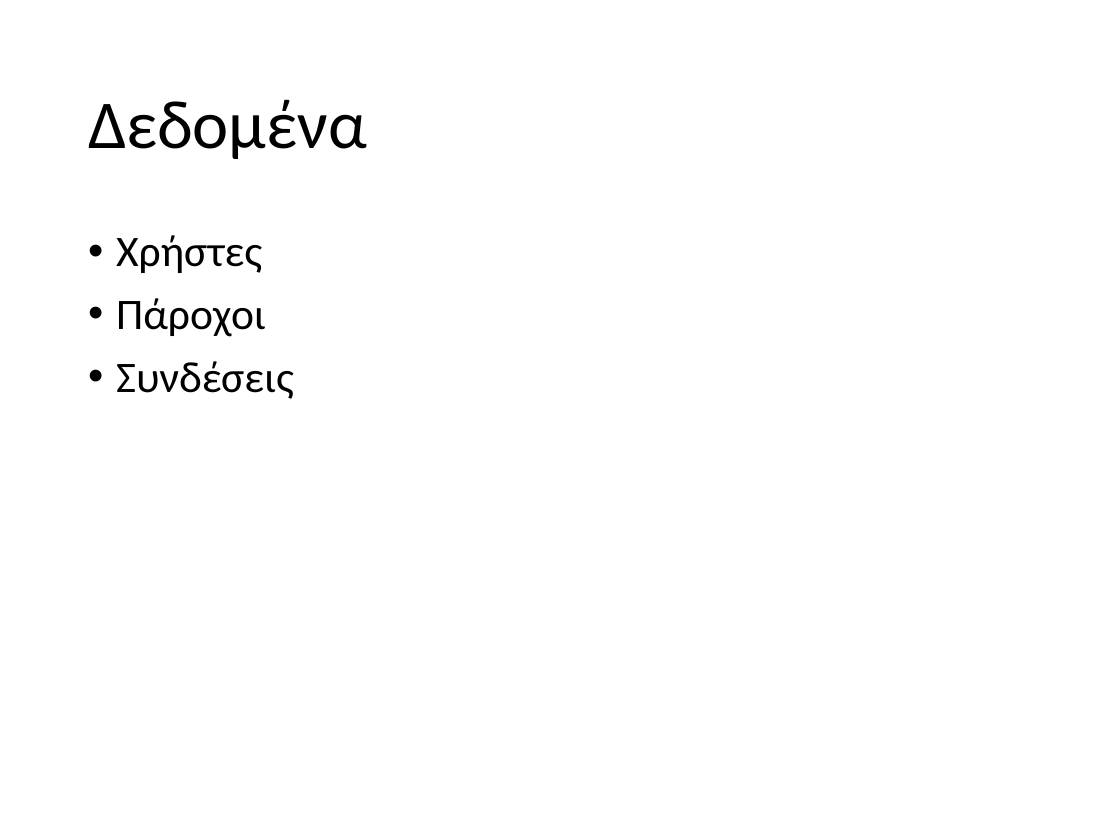
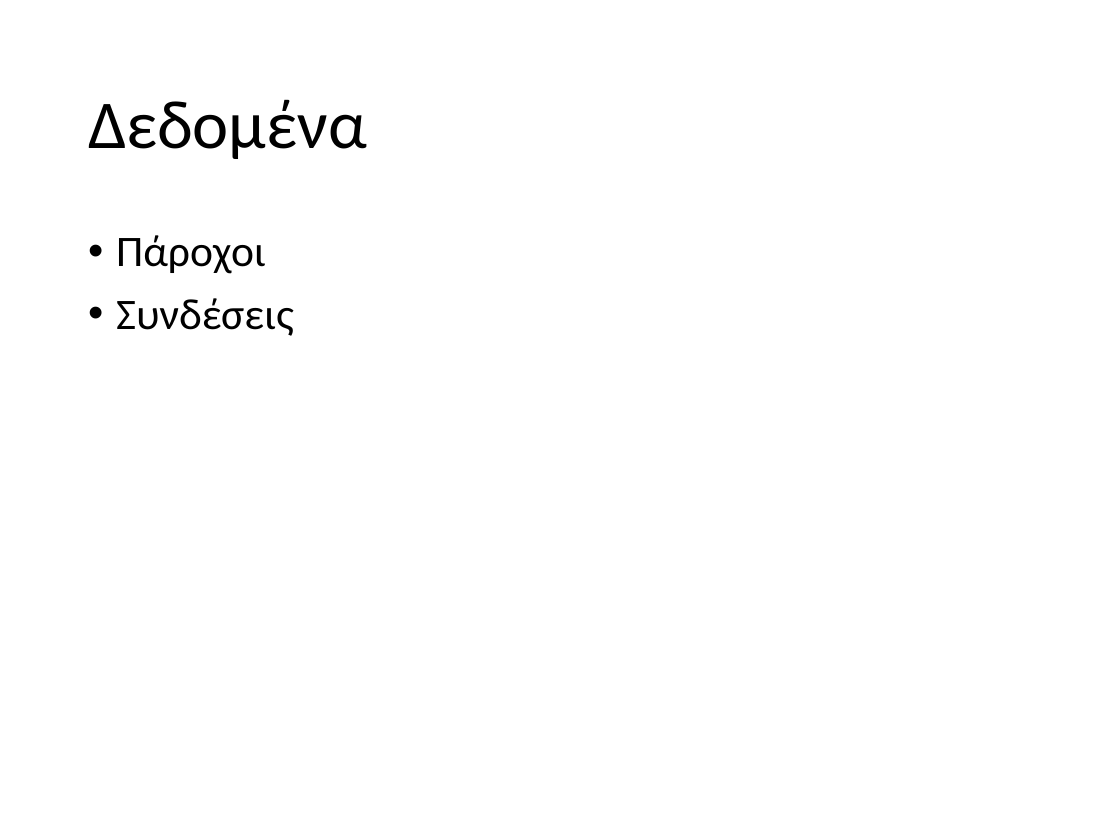
Before and after one commit to staks1/networkApi, a slide deck: slide 3 of Final.pptx. Drawn at 1120x840 pixels with LibreOffice and Linux fonts; fonts in the diff are those of the drawing. Boxes give left, top, right and bottom in pixels: in the first picture for what was removed or moved away, otherwise in the second. Text is boxed around its words. In the diff, an @@ line names an element or a change of style, - is before the commit and + after.

```diff
--- a/Final.pptx
+++ b/Final.pptx
@@ text at box(116, 235, 262, 273): paragraph removed @@
-• Χρήστες
```
Also in this commit, not shown: 3 other slides changed, 8 slides added, 1 slide removed, 7 other files.
